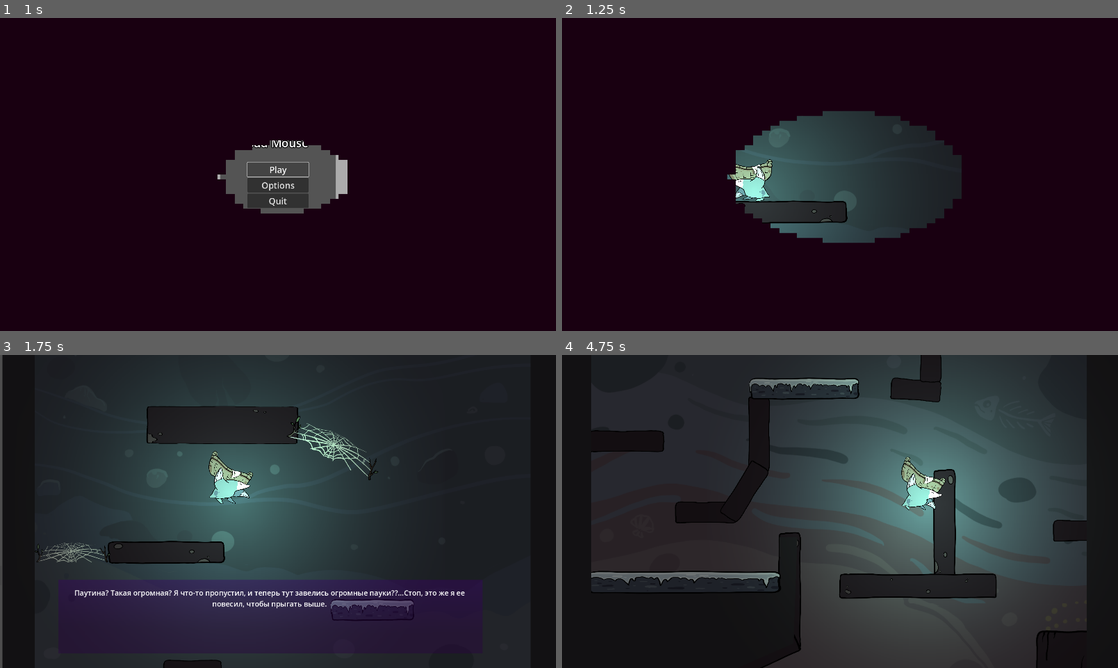
Above: before the commit, frames 1-4 (two rows, left to right).
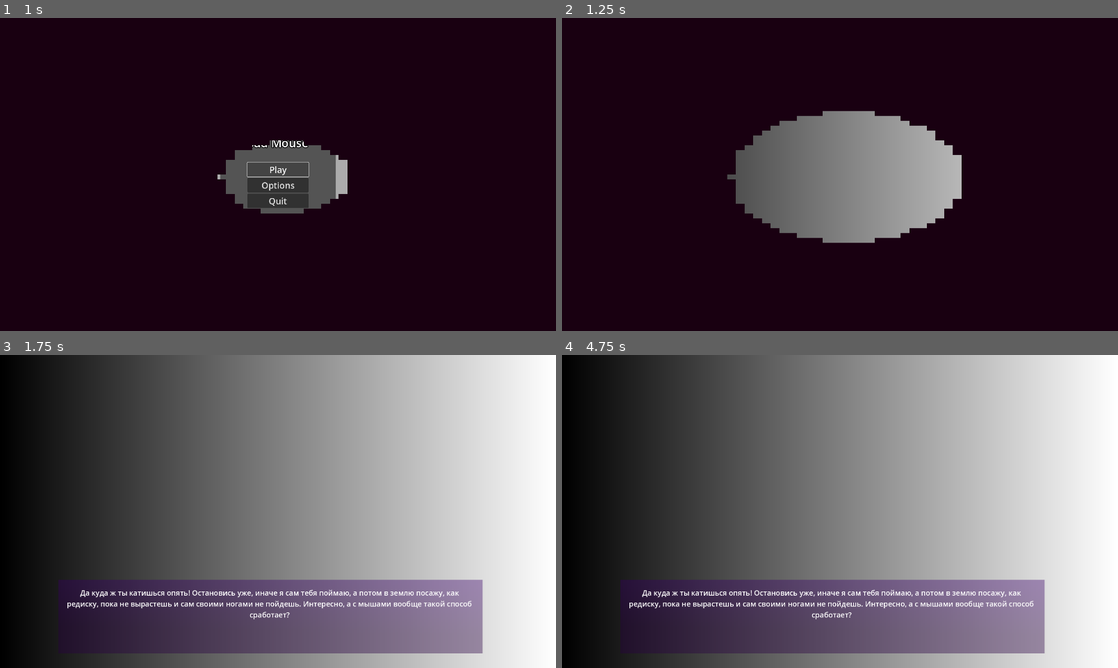
Above: after the commit, the same moments.

Repository: karasikrus/sib_jam_2023
Game: Godot game, scene res://scenes/menu/main_menu.tscn
The game is run twice, just before and just after one commit, with the same random seed, the same clock (stepped at 60 frames per second) and the same inputs. Sound files missing from this copy of the repository are replaced by a short silence.
Inputs:
- Up to frame 1 (1 s): click "Play" at 0.5 s
- Up to frame 2 (1.25 s): no input
- Up to frame 3 (1.75 s): hold Right (ui_right) from 1.28 s (still down); tap Space (jump) at 1.52 s
- Up to frame 4 (4.75 s): tap Space (jump) at 2.27, 3.77, 4.52 s; release Right (ui_right) at 2.78 s; hold Left (ui_left) 2.78-3.53 s; hold Right (ui_right) from 3.53 s (still down)

Frame 1 is identical in both runs. In frame 2, 13% of the frame differs, in the area x 29-72%, y 29-72%; in frame 3, 73%; in frame 4, 81%, in the area x 5-100%, y 0-100%.

Commit message:
intro outro

Diff:
--- /dev/null
+++ b/cutscenes/intro.gd
@@ -0,0 +1,10 @@
+extends TextureRect
+
+@export var path_to_next_scene: String = "res://scenes/balance_proto/Game_Level.tscn"
+
+
+func on_end():
+	SceneTransition.close_screen()
+	await SceneTransition.transition_halfway
+	get_tree().change_scene_to_file(path_to_next_scene)
+	SceneTransition.open_screen()
--- /dev/null
+++ b/cutscenes/intro.tscn
@@ -0,0 +1,80 @@
+[gd_scene load_steps=8 format=3 uid="uid://dtasxfrljyj2w"]
+
+[ext_resource type="AudioStream" uid="uid://dvoiyerj7th5y" path="res://music/4.mp3" id="1_6kybt"]
+[ext_resource type="Script" path="res://cutscenes/intro.gd" id="1_uu2ok"]
+
+[sub_resource type="Gradient" id="Gradient_gifp7"]
+
+[sub_resource type="GradientTexture1D" id="GradientTexture1D_180py"]
+gradient = SubResource("Gradient_gifp7")
+
+[sub_resource type="Animation" id="Animation_fbm0i"]
+resource_name = "default"
+length = 20.9
+tracks/0/type = "value"
+tracks/0/imported = false
+tracks/0/enabled = true
+tracks/0/path = NodePath(".:texture")
+tracks/0/interp = 1
+tracks/0/loop_wrap = true
+tracks/0/keys = {
+"times": PackedFloat32Array(0),
+"transitions": PackedFloat32Array(1),
+"update": 1,
+"values": [SubResource("GradientTexture1D_180py")]
+}
+tracks/1/type = "method"
+tracks/1/imported = false
+tracks/1/enabled = true
+tracks/1/path = NodePath(".")
+tracks/1/interp = 1
+tracks/1/loop_wrap = true
+tracks/1/keys = {
+"times": PackedFloat32Array(20.8),
+"transitions": PackedFloat32Array(1),
+"values": [{
+"args": [],
+"method": &"on_end"
+}]
+}
+
+[sub_resource type="Animation" id="Animation_r6nti"]
+length = 0.001
+tracks/0/type = "value"
+tracks/0/imported = false
+tracks/0/enabled = true
+tracks/0/path = NodePath(".:texture")
+tracks/0/interp = 1
+tracks/0/loop_wrap = true
+tracks/0/keys = {
+"times": PackedFloat32Array(0),
+"transitions": PackedFloat32Array(1),
+"update": 1,
+"values": [SubResource("GradientTexture1D_180py")]
+}
+
+[sub_resource type="AnimationLibrary" id="AnimationLibrary_a1bxj"]
+_data = {
+"RESET": SubResource("Animation_r6nti"),
+"default": SubResource("Animation_fbm0i")
+}
+
+[node name="Intro" type="TextureRect"]
+anchors_preset = 15
+anchor_right = 1.0
+anchor_bottom = 1.0
+grow_horizontal = 2
+grow_vertical = 2
+texture = SubResource("GradientTexture1D_180py")
+script = ExtResource("1_uu2ok")
+
+[node name="AnimationPlayer" type="AnimationPlayer" parent="."]
+autoplay = "default"
+libraries = {
+"": SubResource("AnimationLibrary_a1bxj")
+}
+
+[node name="AudioStreamPlayer" type="AudioStreamPlayer" parent="."]
+stream = ExtResource("1_6kybt")
+autoplay = true
+bus = &"music"
--- /dev/null
+++ b/cutscenes/outro.tscn
@@ -0,0 +1,81 @@
+[gd_scene load_steps=8 format=3 uid="uid://cycn2we762hsu"]
+
+[ext_resource type="Script" path="res://cutscenes/intro.gd" id="1_3gxdi"]
+[ext_resource type="AudioStream" uid="uid://coyfiyk0x0clw" path="res://music/5.mp3" id="2_a0ewq"]
+
+[sub_resource type="Gradient" id="Gradient_gifp7"]
+
+[sub_resource type="GradientTexture1D" id="GradientTexture1D_180py"]
+gradient = SubResource("Gradient_gifp7")
+
+[sub_resource type="Animation" id="Animation_r6nti"]
+length = 0.001
+tracks/0/type = "value"
+tracks/0/imported = false
+tracks/0/enabled = true
+tracks/0/path = NodePath(".:texture")
+tracks/0/interp = 1
+tracks/0/loop_wrap = true
+tracks/0/keys = {
+"times": PackedFloat32Array(0),
+"transitions": PackedFloat32Array(1),
+"update": 1,
+"values": [SubResource("GradientTexture1D_180py")]
+}
+
+[sub_resource type="Animation" id="Animation_fbm0i"]
+resource_name = "default"
+length = 13.1
+tracks/0/type = "value"
+tracks/0/imported = false
+tracks/0/enabled = true
+tracks/0/path = NodePath(".:texture")
+tracks/0/interp = 1
+tracks/0/loop_wrap = true
+tracks/0/keys = {
+"times": PackedFloat32Array(0),
+"transitions": PackedFloat32Array(1),
+"update": 1,
+"values": [SubResource("GradientTexture1D_180py")]
+}
+tracks/1/type = "method"
+tracks/1/imported = false
+tracks/1/enabled = true
+tracks/1/path = NodePath(".")
+tracks/1/interp = 1
+tracks/1/loop_wrap = true
+tracks/1/keys = {
+"times": PackedFloat32Array(13),
+"transitions": PackedFloat32Array(1),
+"values": [{
+"args": [],
+"method": &"on_end"
+}]
+}
+
+[sub_resource type="AnimationLibrary" id="AnimationLibrary_a1bxj"]
+_data = {
+"RESET": SubResource("Animation_r6nti"),
+"default": SubResource("Animation_fbm0i")
+}
+
+[node name="Outro" type="TextureRect"]
+anchors_preset = 15
+anchor_right = 1.0
+anchor_bottom = 1.0
+grow_horizontal = 2
+grow_vertical = 2
+texture = SubResource("GradientTexture1D_180py")
+script = ExtResource("1_3gxdi")
+path_to_next_scene = "res://scenes/menu/main_menu.tscn"
+
+[node name="AnimationPlayer" type="AnimationPlayer" parent="."]
+autoplay = "default"
+libraries = {
+"": SubResource("AnimationLibrary_a1bxj")
+}
+
+[node name="AudioStreamPlayer" type="AudioStreamPlayer" parent="."]
+stream = ExtResource("2_a0ewq")
+autoplay = true
+bus = &"music"
--- a/scenes/balance_proto/Game_Level.tscn
+++ b/scenes/balance_proto/Game_Level.tscn
@@ -714,9 +714,9 @@
 [node name="PointLight2D" type="PointLight2D" parent="BabyMouse"]
 scale = Vector2(1, 0.999559)
 color = Color(0.458824, 0.823529, 0.654902, 1)
-energy = 2.0
+energy = 0.98
 texture = SubResource("GradientTexture2D_7lkxu")
-texture_scale = 1.4
+texture_scale = 8.15
 
 [node name="BalancePlayer" parent="." instance=ExtResource("2_gu3pf")]
 position = Vector2(253, -2834)
--- a/scenes/menu/main_menu.gd
+++ b/scenes/menu/main_menu.gd
@@ -4,7 +4,7 @@
 var options_scene = preload("res://scenes/menu/options_menu.tscn")
 
 func _ready():
-	%PlayButton.pressed.connect(on_play_pressed.bind("res://scenes/balance_proto/Game_Level.tscn"))
+	%PlayButton.pressed.connect(on_play_pressed.bind("res://cutscenes/intro.tscn"))
 	%OptionsButton.pressed.connect(on_options_pressed)
 	%QuitButton.pressed.connect(on_quit_pressed)
 
